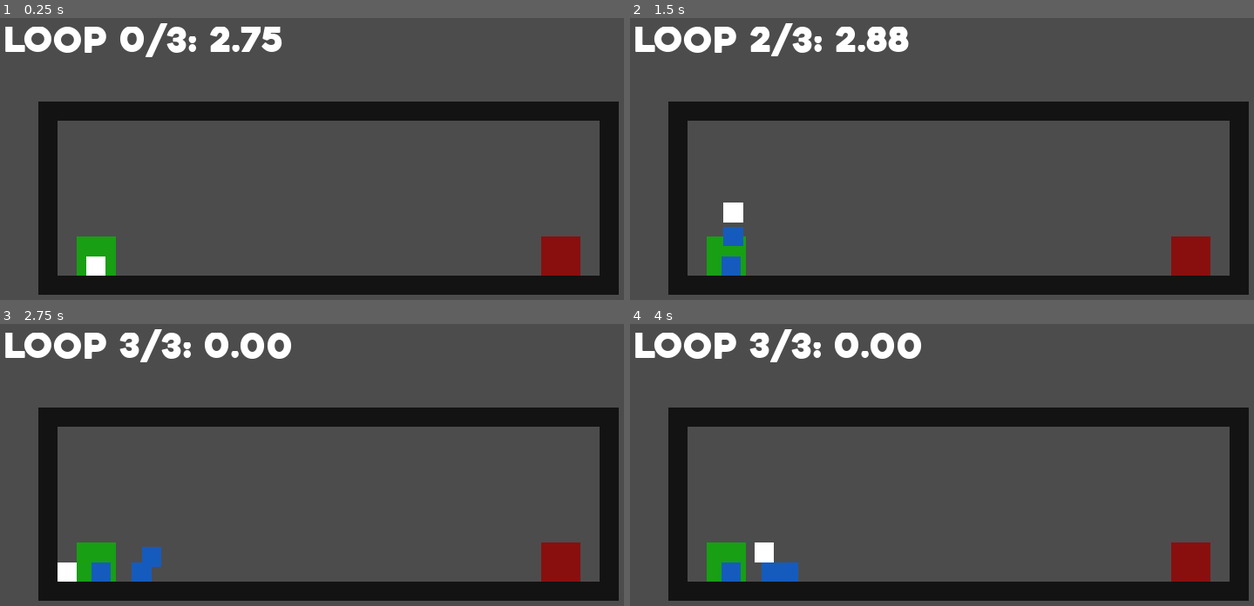
Above: before the commit, frames 1-4 (two rows, left to right).
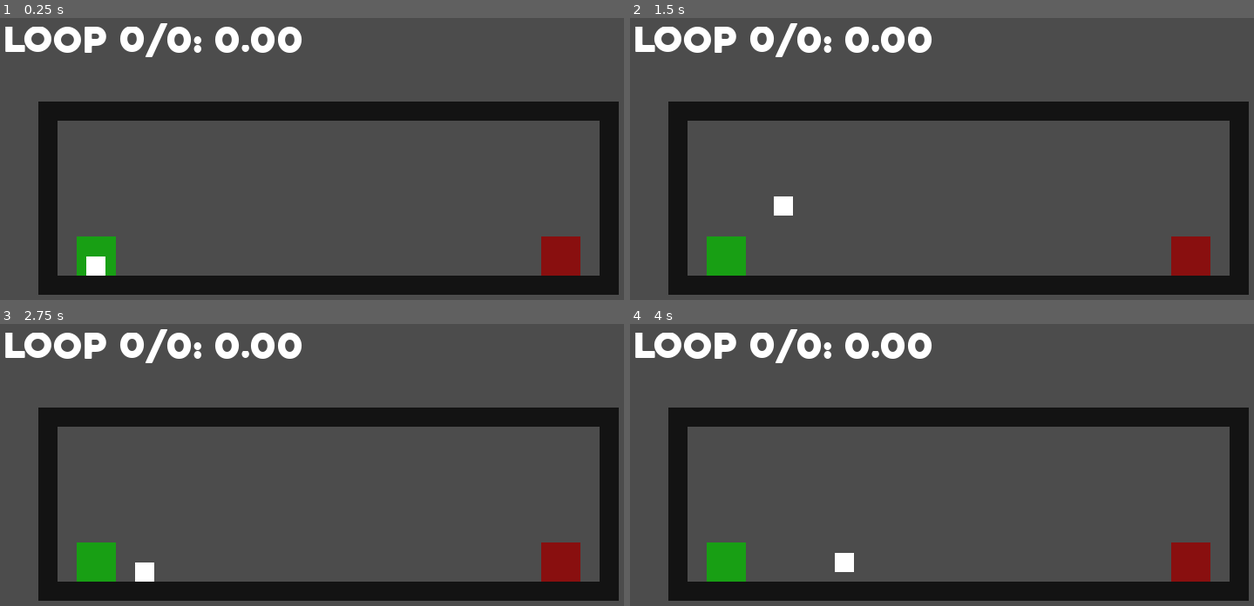
Above: after the commit, the same moments.

Repository: fijaniques/looppool
Game: Godot game, scene res://Scenes/Maps/Map1/Map1.tscn
Same seed, same stepped clock (60 frames per second), same inputs: the game is played once before the commit and once after it.
Inputs:
- Up to frame 1 (0.25 s): no input
- Up to frame 2 (1.5 s): hold D (Right) from 0.53 s (still down); tap Space (Clone) at 0.6, 1.35 s; tap W (Jump) at 0.77 s
- Up to frame 3 (2.75 s): tap W (Jump) at 1.52 s; release D (Right) at 2.03 s; hold A (Left) from 2.03 s (still down); tap Space (Clone) at 2.1 s
- Up to frame 4 (4 s): release A (Left) at 2.78 s; hold D (Right) from 2.78 s (still down); tap Space (Clone) at 2.85, 3.6 s; tap W (Jump) at 3.02, 3.77 s

The runs differ from the first frame. In frame 1, 1.1% of the frame differs, in the area x 26-49%, y 3-13%; in frame 2, 2.4%; in frame 3, 2.5%; in frame 4, 2.7%, in the area x 14-49%, y 1-92%.

Commit message:
fixed 0 loops bug

Diff:
--- a/Scenes/Maps/Map1/Map1.tscn
+++ b/Scenes/Maps/Map1/Map1.tscn
@@ -3,6 +3,7 @@
 [ext_resource path="res://Scenes/Maps/BaseMap/BaseMap.tscn" type="PackedScene" id=1]
 
 [node name="Map1" instance=ExtResource( 1 )]
+totalLoops = 0
 
 [node name="NormalTiles" parent="." index="0"]
 tile_data = PoolIntArray( 1572864, 0, 0, 1572865, 0, 0, 1572866, 0, 0, 1572867, 0, 0, 1572868, 0, 0, 1572869, 0, 0, 157 …(1047 unchanged characters)…
--- a/Scripts/CloneSystem.gd
+++ b/Scripts/CloneSystem.gd
@@ -17,7 +17,8 @@
 func _ready():
 	isRecording = true
 	loopTimer.wait_time = loopTime
-	loopTimer.start()
+	if(totalLoops > 0):
+		loopTimer.start()
 	currentLoop += 1
 	playerInitialPos = player.position
 	$CanvasLayer/RichTextLabel.bbcode_text = "THIS IS A TEXT TEST"
Not shown, changed: Fonts/.DS_Store
